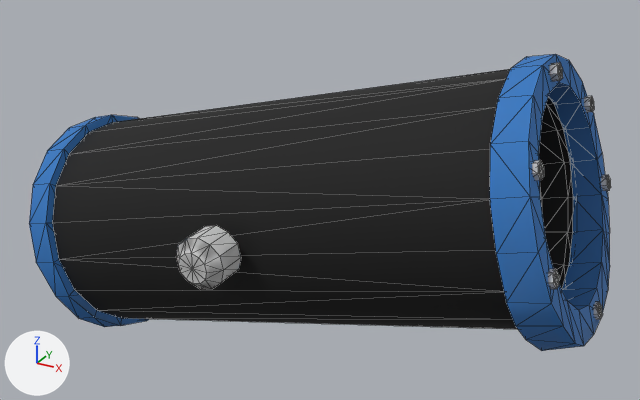
A saved change to the COLLADA model vrx_urdf/vrx_gazebo/models/ball_shooter/meshes/ball_shooter_launcher.dae.
Before and after are seen from a camera (50 mm lens) standing at (0.1417, -0.2343, 0.1212) and looking at (0.0106, 0.0041, 0.002). Arrows for +X, +Y and +Z are at lower left; the lights stay in place. The picture after the commit comes second. Mesh edges are drawn as thin lines. Where no turn or scale is listed for an object, it has been applied to the vertices.

Names of what the first picture shows: 'Launcher'.
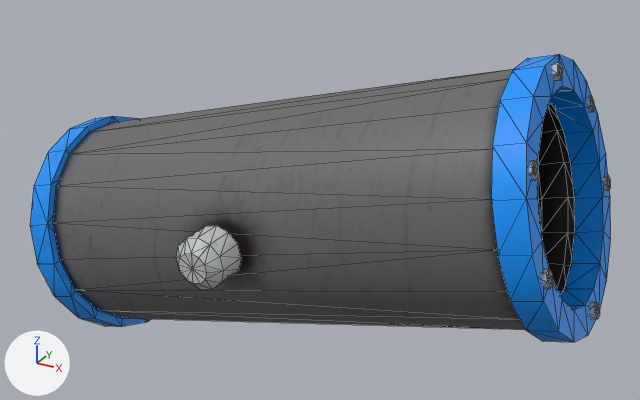
The newer file is also turned or shifted as a whole; pictures and numbers use the older file's frame.

Location of each change, [x1, y1, x2, y2] in pixels of the pictures (640 x 400 px; the box of a moved part takes in the faces that stretch with it):
'Launcher', surface changed, reshaped (black to grey): before [29, 54, 611, 351]; after [30, 54, 611, 342]
part 1 of me_launchermesh, moved or reshaped: before [548, 269, 559, 289]; after [542, 269, 553, 289]
part 2 of me_launchermesh, moved or reshaped: before [490, 54, 610, 351]; after [491, 54, 611, 342]
part 3 of me_launchermesh, moved or reshaped: before [29, 115, 149, 327]; after [30, 116, 151, 327]
part 4 of me_launchermesh, surface changed (black to grey): before [52, 54, 611, 315]; after [53, 67, 611, 315]

Diff of the bpy script that builds the scene:
```diff
--- a/vrx_urdf/vrx_gazebo/models/ball_shooter/meshes/ball_shooter_launcher.dae.py
+++ b/vrx_urdf/vrx_gazebo/models/ball_shooter/meshes/ball_shooter_launcher.dae.py
@@ img_launcher_albedo_png @@
+img_launcher_albedo_png = load_image('Launcher_Albedo.png', 'Launcher_Albedo.png', 1024, 1024, 'sRGB')
@@ mat_launcher_ncl1_1 @@
 mat_launcher_ncl1_1 = principled_material('Launcher_ncl1_1')
-mat_launcher_ncl1_1.texture = img_launcher_basecolor_png
-mat_launcher_ncl1_1.roughness = 0.84
+mat_launcher_ncl1_1.texture = img_launcher_albedo_png
@@ me_launchermesh @@
 # used by ob_launcher; location = (0.0, 0.0, 0.0)
-me_launchermesh.from_pydata(...)  # 981 vertices, 1786 faces; spans x -0.091..0.106, y -0.053..0.054, z -0.063..0.06
+me_launchermesh.from_pydata(...)  # 1013 vertices, 1814 faces; spans x -0.091..0.105, y -0.053..0.054, z -0.063..0.06
+# me_launchermesh part 1: the loose piece of 25 vertices spanning x 0.095..0.1, y -0.037..-0.031, z 0.011..0.016 is moved by (-0.002, 0.0, 0.0)
+# me_launchermesh part 2: 31 vertices moved from x 0.078..0.105, y -0.031..0.031, z -0.013..0.06 to x 0.077..0.105, y -0.031..0.03, z -0.013..0.049; 88 vertices removed from x 0.077..0.106, y -0.04..0.041, z -0.022..0.06; 84 vertices added at x 0.077..0.105, y -0.04..0.041, z -0.019..0.06
+# me_launchermesh part 3: 7 vertices moved from x -0.082..-0.066, y -0.037..0.041, z -0.041..-0.014 to x -0.082..-0.067, y -0.037..0.041, z -0.038..-0.014; 48 vertices removed from x -0.086..-0.06, y -0.04..0.041, z -0.063..0.016; 48 vertices added at x -0.086..-0.06, y -0.04..0.041, z -0.063..0.016
+# me_launchermesh part 4: 877 kept faces spanning x -0.091..0.105, y -0.053..0.054, z -0.058..0.058 get new texture (UV) coordinates
+# other edits to the shape of me_launchermesh do not show in these pictures
 me_launchermesh.materials.append(mat_launcher_ncl1_1)
```
